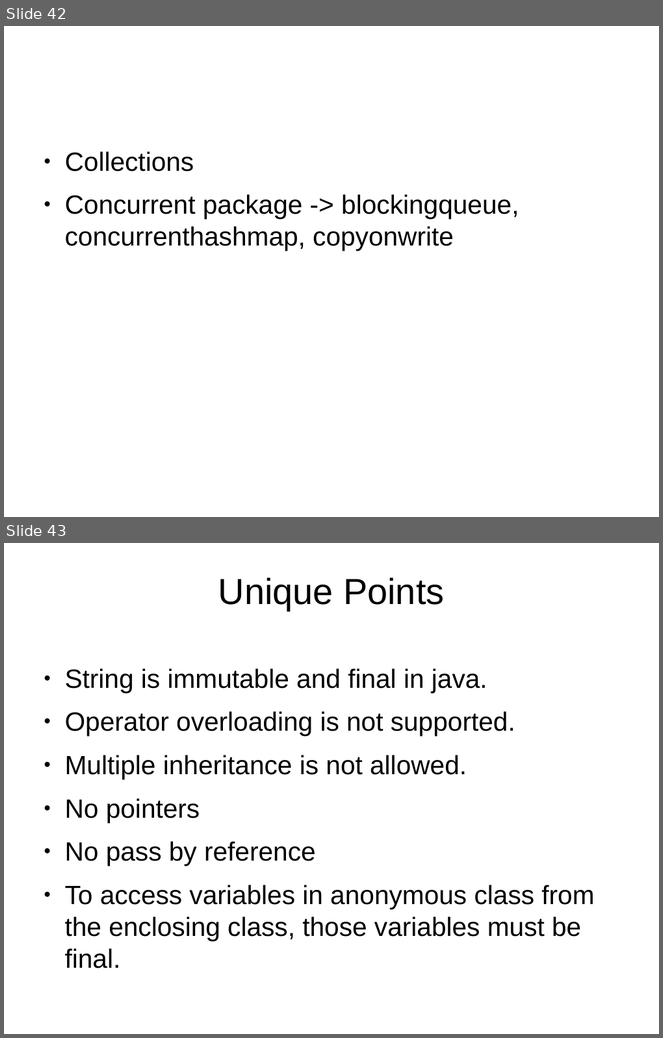
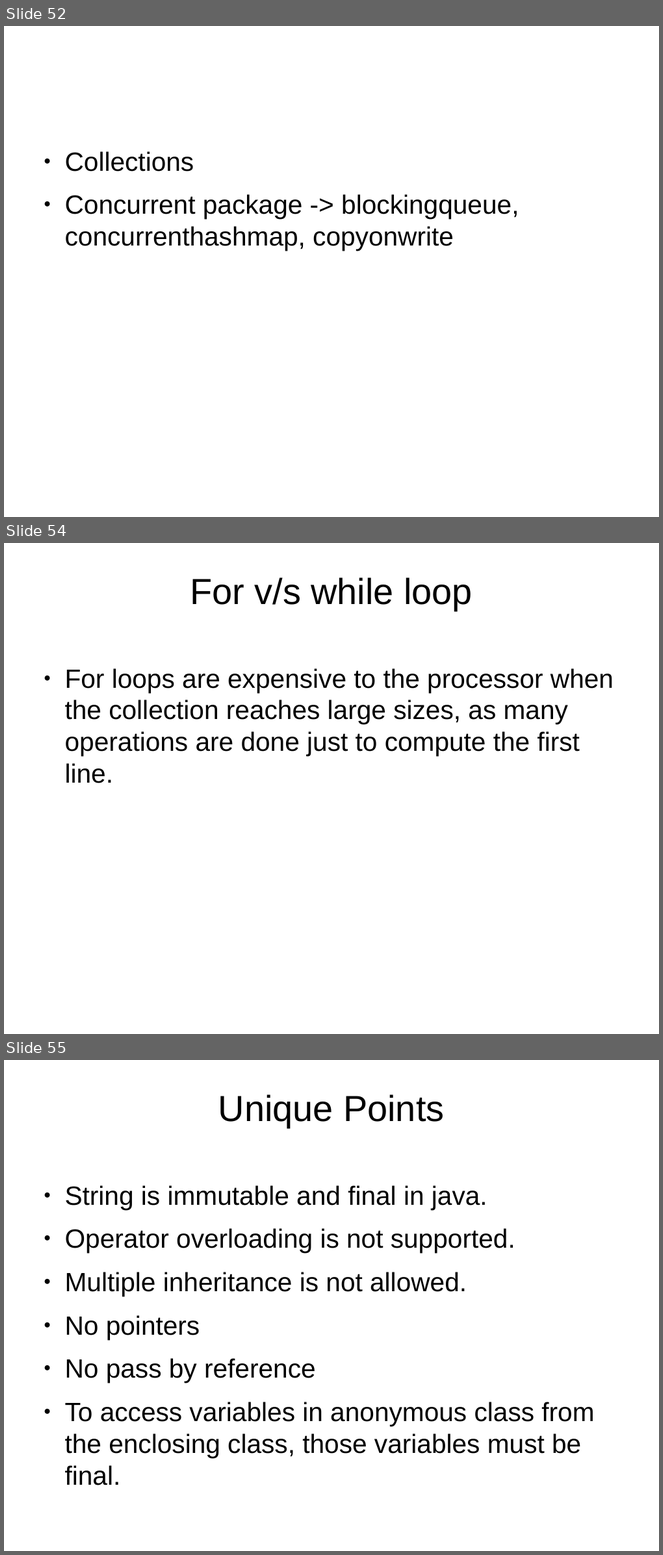
Before and after one commit to shikha-desai/Internship_PreWork, a slide deck: Java/Java_Notes.odp. Shown one above the other, each under a label of ours: slides 42 and 43 before the commit, slides 52, 54 and 55 after it; the slides between them are not shown. The pictures are 663x1038 and 663x1555 pixels, drawn with LibreOffice and Linux fonts; fonts in the diff are those of the drawing; background and template pictures are left out. Boxes give left, top, right and bottom in pixels: in the first picture for what was removed or moved away, otherwise in the second. Text is boxed around its words. In the diff, an @@ line names an element or a change of style, - is before the commit and + after.

Commit message:
Updated collections in java

```diff
--- a/Java/Java_Notes.odp
+++ b/Java/Java_Notes.odp
@@ slide 54 added at (x1=4, y1=543, x2=659, y2=1034), background picture (left out) @@
@@ title added at (x1=190, y1=577, x2=473, y2=611), 44 pt, text #000000 @@
+For v/s while loop
@@ text added at (x1=65, y1=668, x2=614, y2=783), 32 pt, text #000000 @@
+● For loops are expensive to the processor when the collection reaches large sizes, as many operations are done just to compute the first line.
@@ what was slide 42 is now slide 52 @@
@@ what was slide 43 is now slide 55 @@
```
Also in this commit, not shown: 3 slides changed, 11 other slides added, 3 other files.
